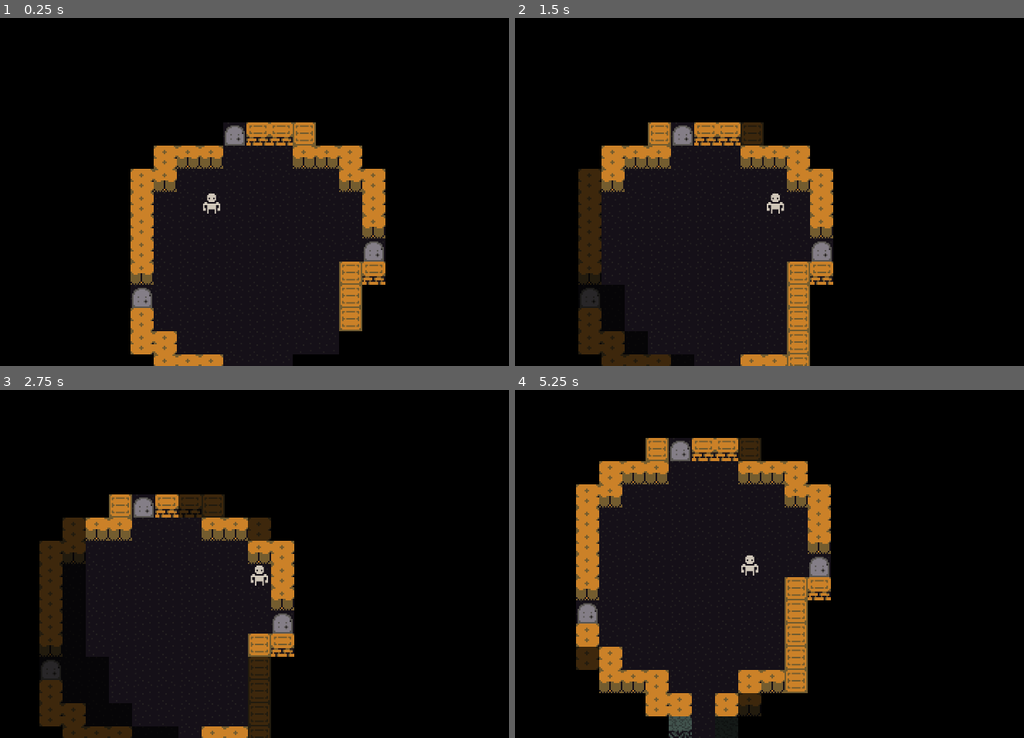
Above: before the commit, frames 1-4 (two rows, left to right).
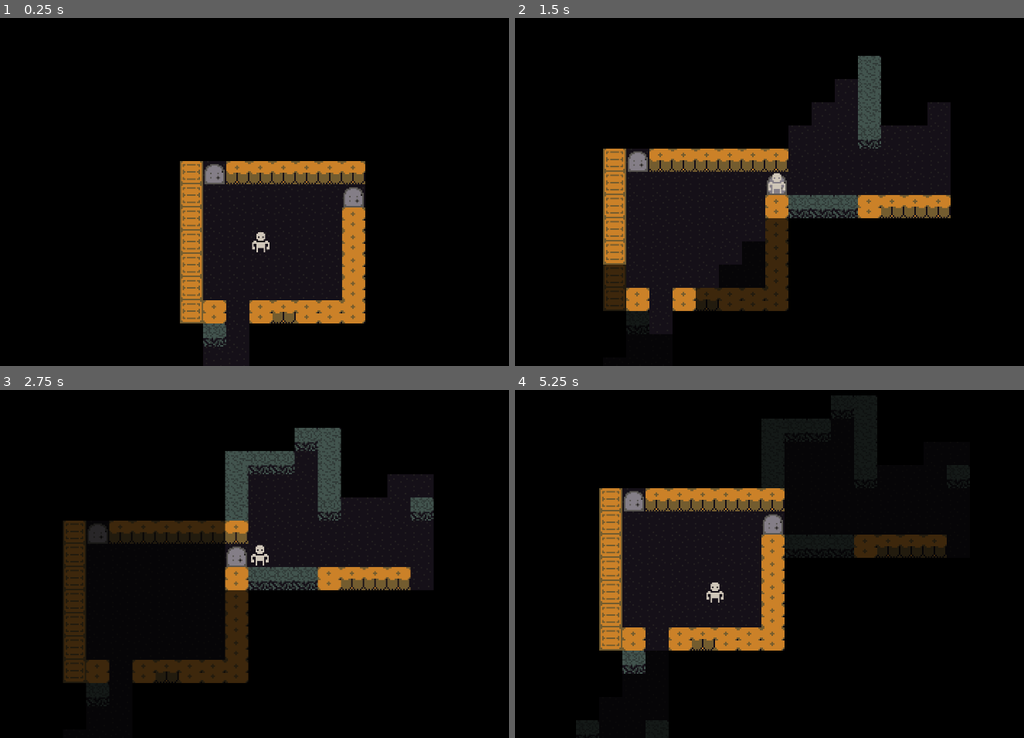
Above: after the commit, the same moments.

Repository: maxwell-github78/godot-roguelike
Game: Godot game, scene res://Game/game.tscn
The game is run twice, just before and just after one commit, with the same random seed, the same clock (stepped at 60 frames per second) and the same inputs.
Inputs (mouse positions are in pixels of both pictures, inside the frame that each line leads up to):
- Up to frame 1 (0.25 s): no input
- Up to frame 2 (1.5 s): move the mouse to (850, 174) at 0.52 s; hold Right (ui_right) 0.53-1.28 s; click (850, 174) at 0.67 s; move the mouse to (591, 209) at 1.27 s; hold Down (ui_down) from 1.28 s (still down)
- Up to frame 3 (2.75 s): move the mouse to (259, 487) at 2.02 s; release Down (ui_down) at 2.03 s; hold Right (ui_right) from 2.03 s (still down)
- Up to frame 4 (5.25 s): move the mouse to (682, 633) at 2.77 s; release Right (ui_right) at 2.78 s; hold Up (ui_up) 2.78-3.53 s; click (682, 633) at 2.92 s; move the mouse to (901, 616) at 3.52 s; hold Left (ui_left) 3.53-5.03 s; move the mouse to (530, 511) at 4.27 s; tap Enter at 5 s; move the mouse to (744, 564) at 5.02 s; hold Down (ui_down) from 5.03 s (still down); click (744, 564) at 5.17 s

The runs differ from the first frame. In frame 1, 15% of the frame differs, in the area x 25-76%, y 30-100%; in frame 2, 18%; in frame 3, 20%; in frame 4, 22%, in the area x 11-90%, y 1-100%.

Commit message:
Improved turn system by adding an event queue. Started adding tweens (they don't pause new events from actors yet though).

Diff:
--- a/Entities/Actors/Actions/melee_action.gd
+++ b/Entities/Actors/Actions/melee_action.gd
@@ -1,10 +1,17 @@
 class_name MeleeAction
 extends ActionWithDirection
-
 
 func perform(game: Game, entity: Entity) -> void:
 	var destination := Vector2i(entity.grid_position + offset)
 	var target: Entity = game.get_map_data().get_blocking_entity_at_location(destination)
 	if not target:
 		return
-	print(entity.get_entity_name() + " kicks the %s, much to its annoyance!" % target.get_entity_name())
+
+	var trans := Tween.TRANS_SPRING
+	var movement_tween := entity.create_tween()
+	movement_tween.tween_property(entity, "position",
+	Vector2(Grid.grid_to_world(entity.grid_position)) + 0.5 * Vector2(Grid.grid_to_world(offset)),
+	 0.1).set_trans(trans)
+	movement_tween.tween_property(entity, "position",
+	Vector2(Grid.grid_to_world(entity.grid_position)), 0.1).set_trans(trans)
+	#print(entity.get_entity_name() + " kicks the %s, much to its annoyance!" % target.get_entity_name())
--- a/Entities/entity.gd
+++ b/Entities/entity.gd
@@ -9,10 +9,13 @@
 var team: String
 var enemy_teams: Array[String]
 
+@export var movement_animation_time: float = 0.1
+
 var grid_position: Vector2i:
 	set(value):
 		grid_position = value
-		position = Grid.grid_to_world(grid_position)
+		var movement_tween := create_tween()
+		movement_tween.tween_property(self, "position", Vector2(Grid.grid_to_world(grid_position)), movement_animation_time)
 
 func set_entity_type(entity_definition: EntityDefinition) -> void:
 	_definition = entity_definition
@@ -30,6 +33,7 @@
 func move(move_offset: Vector2i) -> void:
 	grid_position += move_offset
 
+
 func is_blocking_movement() -> bool:
 	return _definition.is_blocking_movement
 
--- /dev/null
+++ b/Game/Events/event.gd
@@ -0,0 +1,9 @@
+class_name Event
+extends Object
+
+var action: Action
+var target: Entity
+
+func _init(event_action: Action, target_entity: Entity) -> void:
+	action = event_action
+	target = target_entity
--- a/Game/game.gd
+++ b/Game/game.gd
@@ -9,9 +9,12 @@
 @onready var behaviour: Behaviour = $Behaviour
 
 var turn_queue: Array[Entity] = []
-var action_queue: Array[Action] = []
+var event_queue: Array[Event] = []
 const required_energy: int = 100
 var current_entity: Entity
+var found_player_controlled: bool = false
+var energised_npcs: Array[Entity] = []
+
 var rng := RandomNumberGenerator.new()
 
 func _ready() -> void:
@@ -24,30 +27,44 @@
 	map.generate(player, rng)
 	map.update_fov(player.grid_position)
 
-#THIS NEEDS A REWRITE TO USE THE QUEUE SYSTEM FOR NPC ENTITIES
-#THEY CANNOT USE A FRAME FOR THEMSELVES
-#INSTEAD OF BECOMING CURRENT_ENTITY THEY MUST ADD THEIR ACTION TO THE QUEUE AND PASS IT ON
-#AT THE END OF THE LOOP, EVEN IF A PLAYER-CONTROLLED ENTITY IS FOUND, THE QUEUE CAN BE WORKED THROUGH
-#ALSO, IF NO ACTOR IS READY, THE FRAME IS WASTED. MOVE THE ENERGY LOOP TO A FUNCTION TO BE CALLED AGAIN
-#IN THE EVENT NOTHING IS FOUND
+#REWRITE SYSTEM TO USE AN ACTION QUEUE AND AN ENERGY QUEUE
+
 func _physics_process(_delta: float) -> void:
-	if not current_entity:
-		for entity in map.entities.get_children():
-			if Grid.a_within_b(player.grid_position, entity.grid_position, 15):
-				entity.energy += entity.speed
-				if entity.energy >= required_energy:
-					entity.energy = 0
-					current_entity = entity
-					break
-	if current_entity:
-		#print(current_entity.get_entity_name())
-		if current_entity.is_player_controlled:
+	if event_queue.is_empty():
+		if not current_entity:
+			var entities := map.entities.get_children()
+			while not current_entity and energised_npcs.is_empty() and not entities.is_empty():
+				energy_pass(entities)
+
+		for entity in energised_npcs:
+			event_queue.append(npc_action(entity))
+		energised_npcs.clear()
+
+		if current_entity:
 			if player_action(current_entity):
+				event_queue.append(player_action(current_entity))
+				found_player_controlled = false
 				current_entity = null
-		else:
-			if npc_action(current_entity):
-				current_entity = null
+	else:
+		var event: Event
+		while not event_queue.is_empty():
+			event = event_queue.pop_front()
+			perform_action(event.action, event.target)
 
+
+func energy_pass(entities: Array[Node]):
+	for entity in entities:
+		if Grid.a_within_b(player.grid_position, entity.grid_position, 15):
+			entity.energy += entity.speed
+			if entity.energy >= required_energy and not found_player_controlled:
+				entity.energy = 0
+				current_entity = entity
+				if current_entity.is_player_controlled:
+					found_player_controlled = true
+				else:
+					energised_npcs.append(current_entity)
+	if not found_player_controlled:
+		current_entity = null
 
 
 func perform_action(action: Action, entity: Entity):
@@ -56,16 +73,21 @@
 		action.perform(self, entity)
 		if entity.grid_position != previous_position:
 			map.update_fov(player.grid_position) #Does not handle multiple fields of view
+		entity.energy = 0
 		return true
 	return false
 
-func player_action(entity: Entity) -> bool:
+func player_action(entity: Entity) -> Event:
 	var action: Action = event_handler.get_action()
-	return perform_action(action, entity)
+	if action:
+		return Event.new(action, entity)
+	return null
 
-func npc_action(entity: Entity) -> bool:
+func npc_action(entity: Entity) -> Event:
 	var action: Action = behaviour.get_action()
-	return perform_action(action, entity)
+	if action:
+		return Event.new(action, entity)
+	return null
 
 
 func get_map_data() -> MapData:
--- a/Game/game.tscn
+++ b/Game/game.tscn
@@ -26,7 +26,6 @@
 
 [node name="EntityGenerator" type="Node" parent="Map/DungeonGenerator" unique_id=1964684418]
 script = ExtResource("5_7gi1t")
-n_monsters = 150
 no_spawn_radius = 10
 
 [node name="FieldOfView" type="Node" parent="Map" unique_id=731902409]
--- a/Map/dungeon_generator.gd
+++ b/Map/dungeon_generator.gd
@@ -15,6 +15,7 @@
 	var dungeon := MapData.new(map_width, map_height)
 
 	player.grid_position = player_start_position
+	player.position = Grid.grid_to_world(player.grid_position) #Prevent tween animation
 	dungeon.entities.append(player)
 
 	tile_generator.generate(dungeon, rng)
--- a/Map/tile_generator.gd
+++ b/Map/tile_generator.gd
@@ -48,7 +48,7 @@
 		]
 	var start := Mark.new()
 	start.position = Vector2i(map_width / 2, map_height / 2)
-	var start_room:= _random_room_round(start)
+	var start_room:= _random_room_rectangle(start)
 	start_room.walls()
 	#for debug in start_room.marks:
 		#_carve_tile(dungeon, debug.position.x, debug.position.y, dungeon.tile_types.debug)
@@ -56,13 +56,12 @@
 	_carve_room(dungeon, start_room)
 	_carve_room_walls(dungeon, start_room, dungeon.tile_types.wall_blue)
 
-	var start_features: Array[Vector2i] = feature_bounds.duplicate_deep()
+	#var start_features: Array[Vector2i] = feature_bounds.duplicate_deep()
 
 	var _features: int = 0
 	var attempts: int = 0
 	var feature_type: String = "room"
 	while len(feature_bounds) < 0.15 * map_width * map_height and len(marks) > 0 and attempts < 5000:
-	#while _features < 1 and attempts < 5000:
 		attempts += 1
 		var feature_number := rng.randi_range(0, 99)
 		for key in feature_weights.keys():
Not shown, added: Game/Events/event.gd.uid
